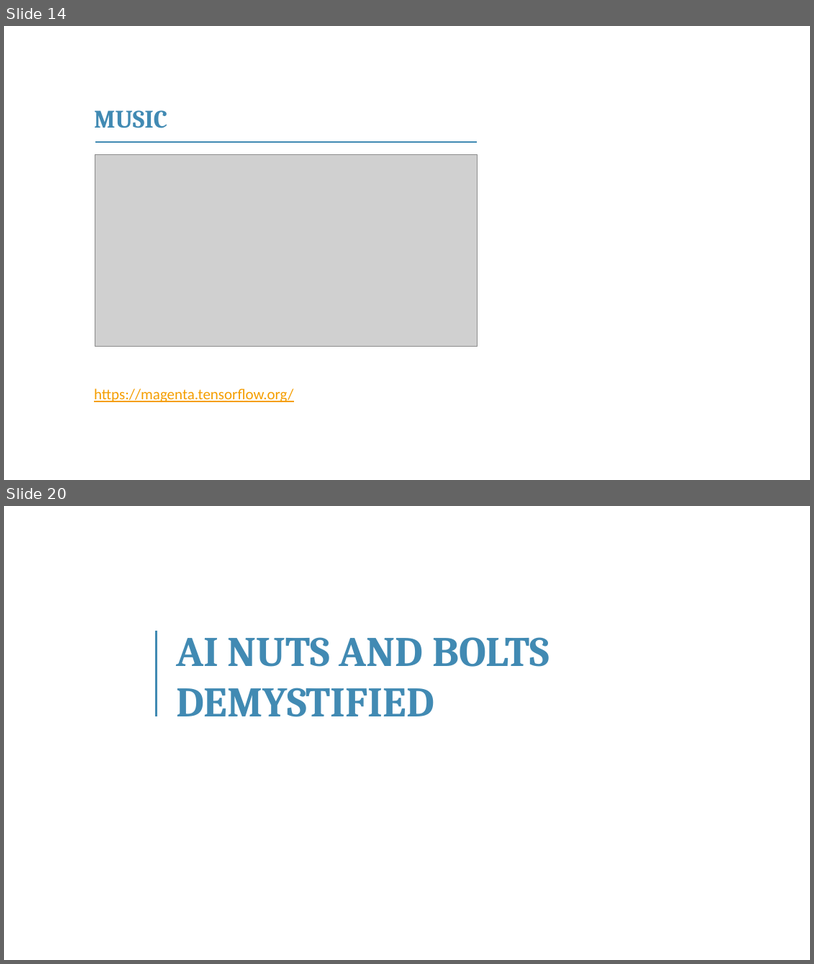
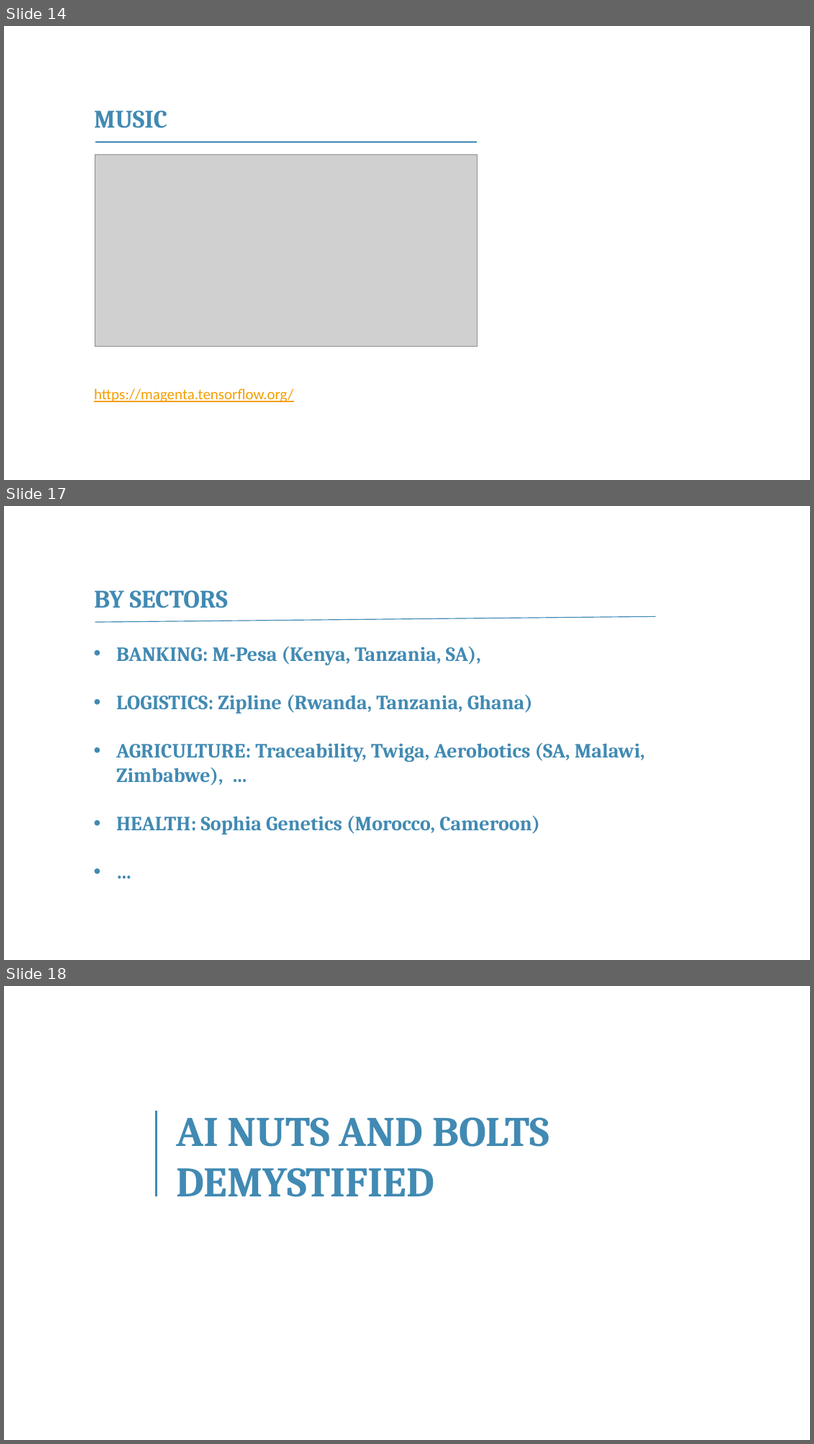
Before and after one commit to franckalbinet/itu-eaco-zanzibar-12-2018, a slide deck: presentations/session-5-application-of-ai.pptx. Shown one above the other, each under a label of ours: slides 14 and 20 before the commit, slides 14, 17 and 18 after it; the slides between them are not shown. The pictures are 814x964 and 814x1444 pixels, drawn with LibreOffice and Linux fonts; fonts in the diff are those of the drawing; grey boxes stand for pictures; background and template pictures are left out. Boxes give left, top, right and bottom in pixels: in the first picture for what was removed or moved away, otherwise in the second. Text is boxed around its words. In the diff, an @@ line names an element or a change of style, - is before the commit and + after.

```diff
--- a/presentations/session-5-application-of-ai.pptx
+++ b/presentations/session-5-application-of-ai.pptx
@@ slide 17 added at (4, 506, 810, 960), background #FFFFFF @@
@@ text added at (94, 590, 228, 608), 30 pt, text #418AB3, bold @@
+BY SECTORS
@@ line added from (95, 622) to (656, 617), #418AB3 1 pt @@
@@ text added at (116, 646, 646, 834), 24 pt, text #418AB3, bold @@
+• BANKING: M-Pesa (Kenya, Tanzania, SA),
+• LOGISTICS: Zipline (Rwanda, Tanzania, Ghana)
+• AGRICULTURE: Traceability, Twiga, Aerobotics (SA, Malawi, Zimbabwe), …
+• HEALTH: Sophia Genetics (Morocco, Cameroon)
+• …
@@ what was slide 20 is now slide 18 @@
```
Also in this commit, not shown: 3 slides changed, 2 other slides added, 4 slides removed, 1 other file.
